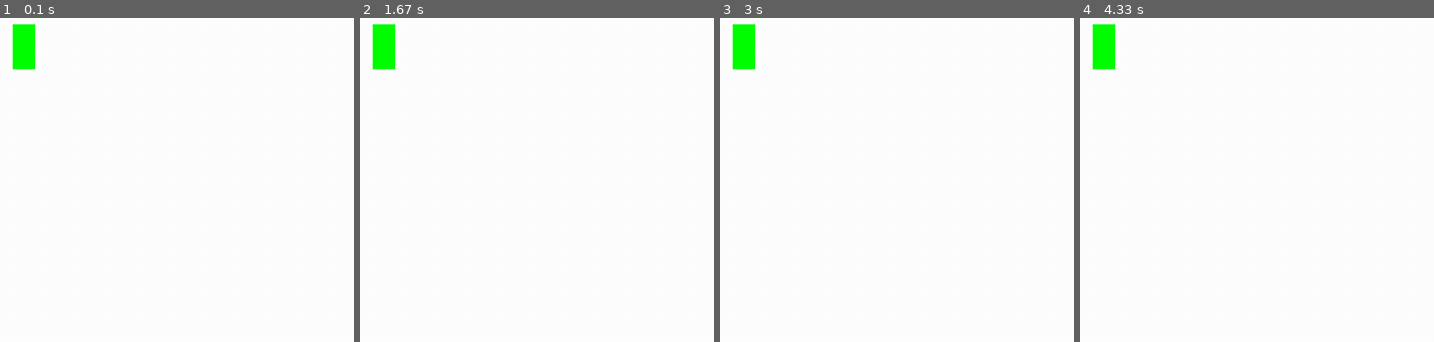
Above: before the commit, frames 1-4 (left to right).
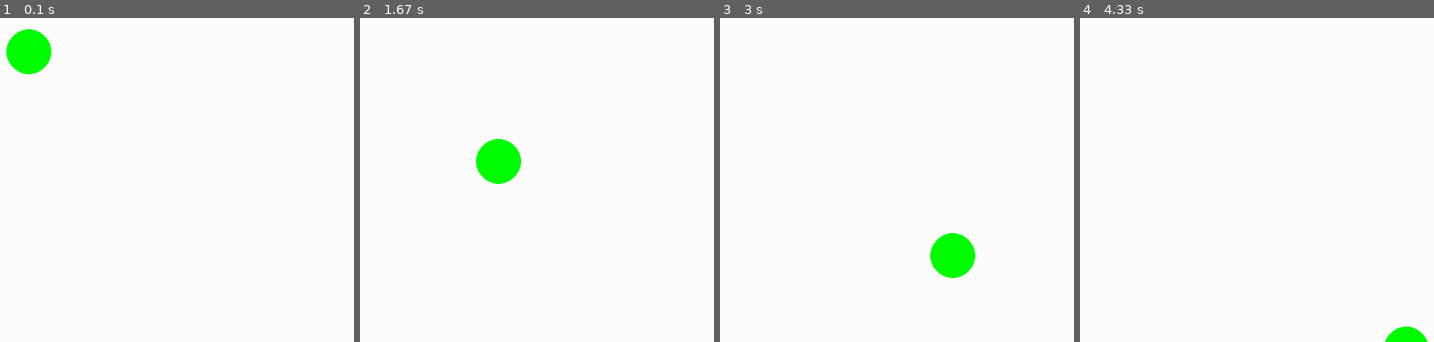
Above: after the commit, the same moments.

Repository: KamilGrundas/Damping_Simulator
Game: pygame game, started from code/main.py
Same seed, same stepped clock (60 frames per second), same inputs: the game is played once before the commit and once after it.
Inputs:
- Up to frame 1 (0.1 s): no input
- Up to frame 2 (1.67 s): no input
- Up to frame 3 (3 s): no input
- Up to frame 4 (4.33 s): no input

The runs differ from the first frame. In frame 1, 0.9% of the frame differs, in the area x 1-15%, y 1-18%; in frame 2, 2.4%, in the area x 3-46%, y 1-52%; in frame 3, 2.4%; in frame 4, 1.4%.

Commit message:
Added shape and movement for circle

Diff:
--- a/code/circle.py
+++ b/code/circle.py
@@ -7,6 +7,27 @@
     def __init__(self, pos, group):
         super().__init__(group)
 
-        self.image = pygame.Surface((32,64))
-        self.image.fill("green")
-        self.rect = self.image.get_rect(center = pos)
+        # Create an image surface with a transparent background
+        self.image = pygame.Surface((64, 64), pygame.SRCALPHA)
+
+        # Draw a green circle on the image surface
+        pygame.draw.circle(self.image, (0, 255, 0), (32, 32), 32)
+
+        # Set the position of the sprite
+        self.rect = self.image.get_rect(center=pos)
+        self.pos = pygame.math.Vector2(self.rect.center)
+        self.speed = 100
+
+    def move(self,dt):
+
+        self.pos.x += 1 * self.speed * dt
+
+        self.rect.centerx = self.pos.x
+
+        self.pos.y += 1 * self.speed * dt
+
+        self.rect.centery = self.pos.y
+
+
+    def update(self,dt):
+        self.move(dt)
--- a/code/level.py
+++ b/code/level.py
@@ -19,4 +19,4 @@
 	def run(self,dt):
 		self.display_surface.fill('white')
 		self.all_sprites.draw(self.display_surface)
-		self.all_sprites.update()
+		self.all_sprites.update(dt)
